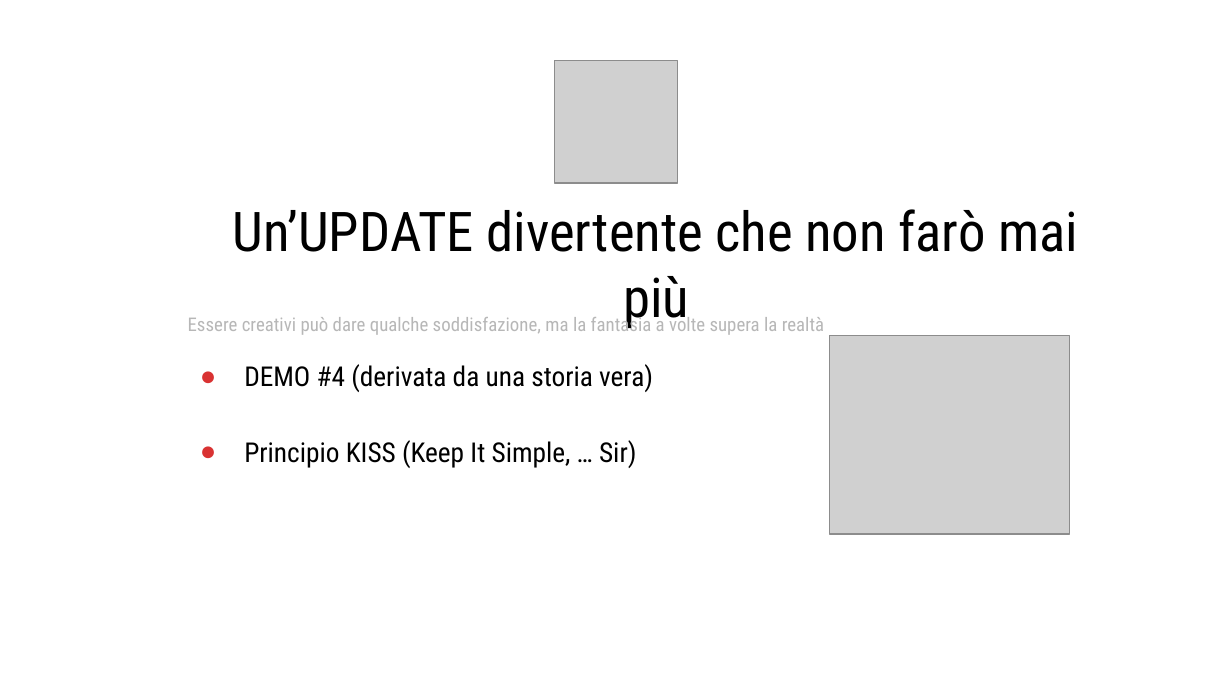
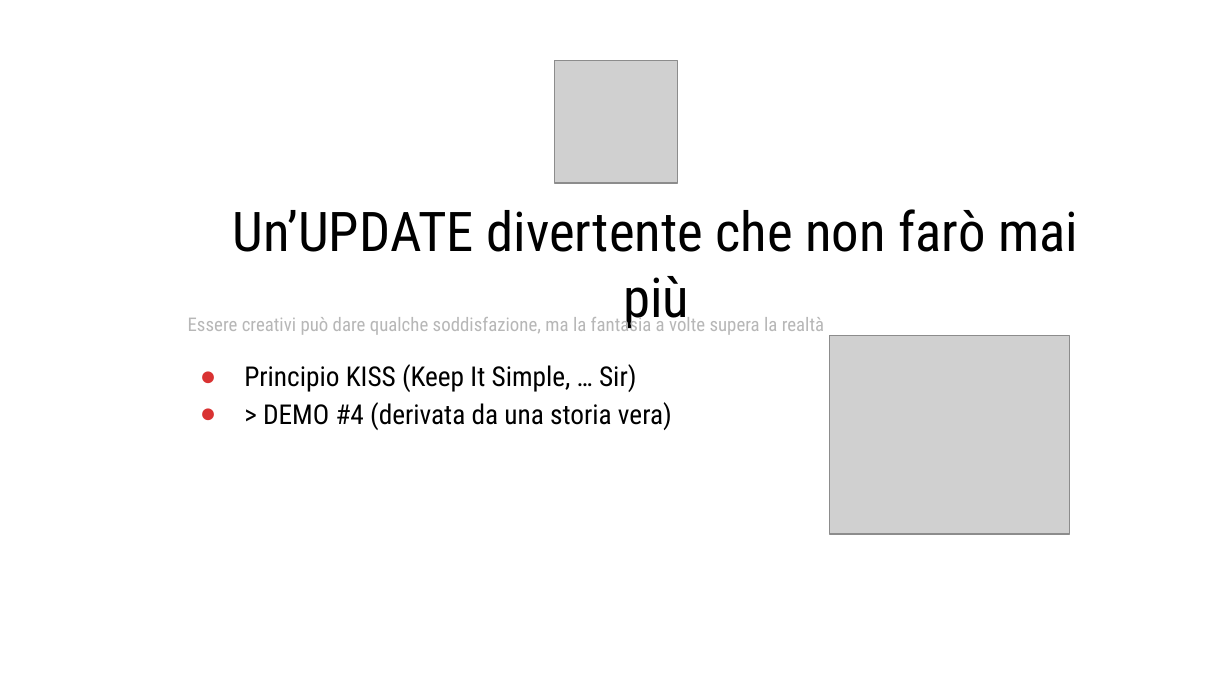
Before and after one commit to bibe74/CP2025, a slide deck: slide 7 of CP2025 - Utilizzare SQL.pptx. Drawn at 1232x693 pixels with LibreOffice and Linux fonts; fonts in the diff are those of the drawing; grey boxes stand for pictures; background and template pictures are left out. Boxes give left, top, right and bottom in pixels: in the first picture for what was removed or moved away, otherwise in the second. Text is boxed around its words. In the diff, an @@ line names an element or a change of style, - is before the commit and + after.

```diff
--- a/CP2025 - Utilizzare SQL.pptx
+++ b/CP2025 - Utilizzare SQL.pptx
@@ title at [244,364,653,392]: paragraph removed @@
-● DEMO #4 (derivata da una storia vera)
@@ title at [263,402,672,430]: paragraph added @@
+● > DEMO #4 (derivata da una storia vera)
```
Also in this commit, not shown: 5 other slides changed, 7 other files.
